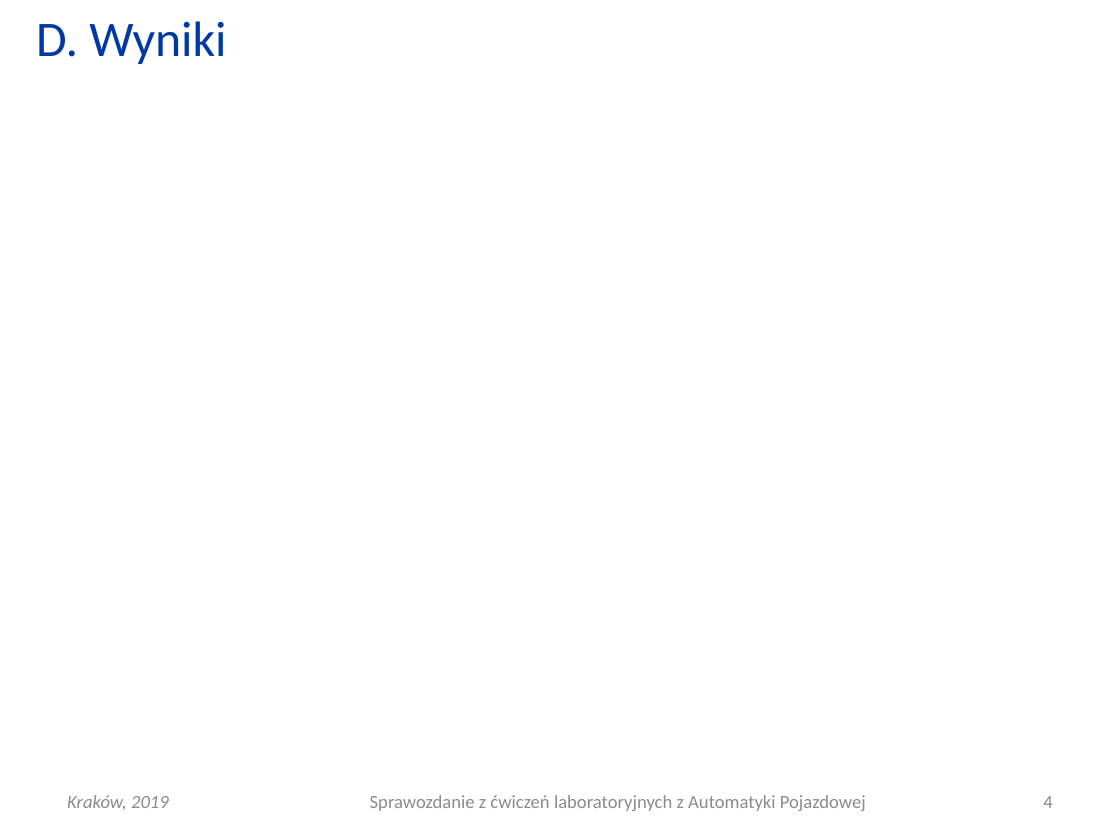
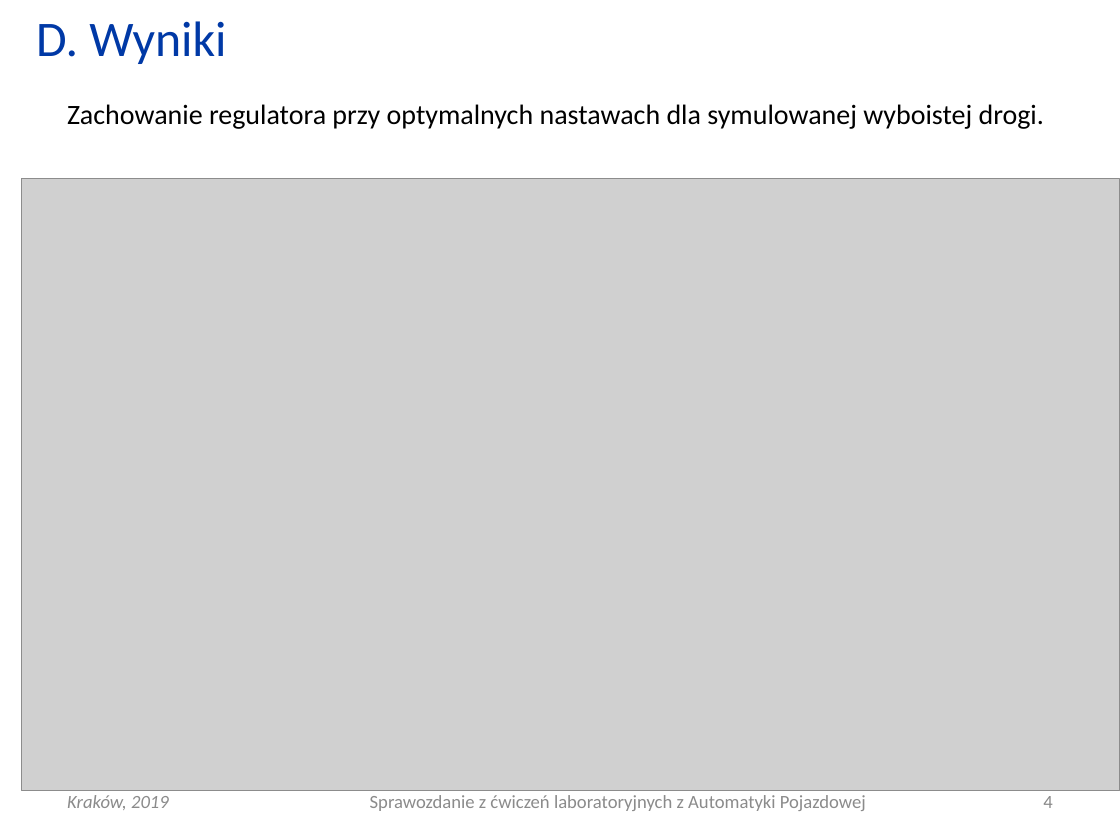
Before and after one commit to Katarzyna-W/AP, a slide deck: slide 4 of Lab9_zawieszenie/AP_L08_20190424_0800_G01.pptx. Drawn at 1120x840 pixels with LibreOffice and Linux fonts; fonts in the diff are those of the drawing; grey boxes stand for pictures. Boxes give left, top, right and bottom in pixels: in the first picture for what was removed or moved away, otherwise in the second. Text is boxed around its words. In the diff, an @@ line names an element or a change of style, - is before the commit and + after.

```diff
--- a/Lab9_zawieszenie/AP_L08_20190424_0800_G01.pptx
+++ b/Lab9_zawieszenie/AP_L08_20190424_0800_G01.pptx
@@ text added at bbox=[67, 104, 1044, 129], 18 pt, text #000000 @@
+Zachowanie regulatora przy optymalnych nastawach dla symulowanej wyboistej drogi.
@@ picture added at bbox=[21, 179, 1120, 792] @@
```
Also in this commit, not shown: 2 other slides changed, 8 other files.
